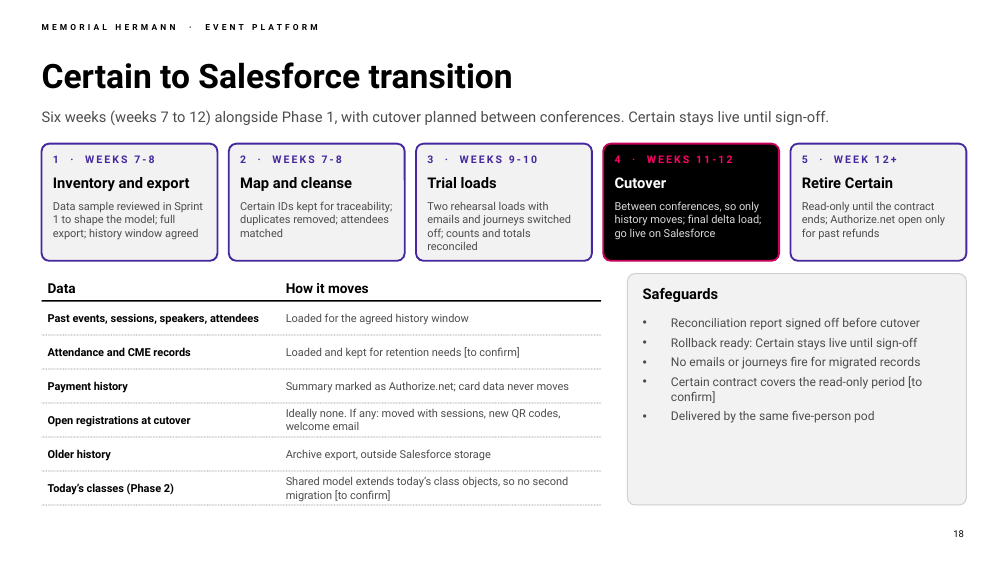
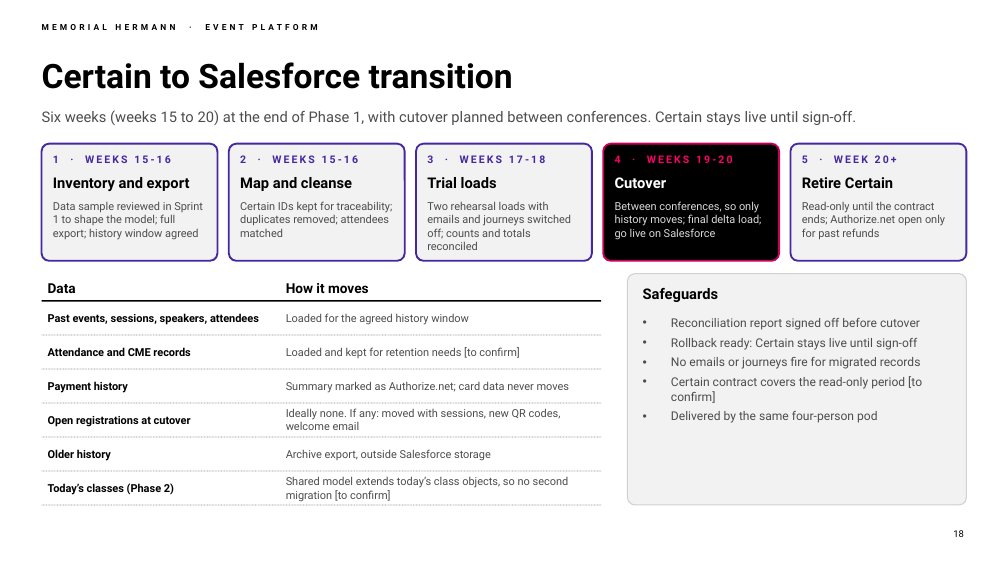
Before and after one commit to chintasurya/preSales_Memorial-hermann, a slide deck: slide 18 of deck/Memorial-Hermann-Event-Platform.pptx. Drawn at 1008x567 pixels with LibreOffice and Linux fonts; fonts in the diff are those of the drawing; background and template pictures are left out. Boxes give left, top, right and bottom in pixels: in the first picture for what was removed or moved away, otherwise in the second. Text is boxed around its words. In the diff, an @@ line names an element or a change of style, - is before the commit and + after.

```diff
--- a/deck/Memorial-Hermann-Event-Platform.pptx
+++ b/deck/Memorial-Hermann-Event-Platform.pptx
@@ text at [42,110,856,125]: text changed @@
-Six weeks (weeks 7 to 12) alongside Phase 1, with cutover planned between conferences. Certain stays live until sign-off.
+Six weeks (weeks 15 to 20) at the end of Phase 1, with cutover planned between conferences. Certain stays live until sign-off.
@@ text at [53,155,171,163]: text changed @@
-1 · WEEKS 7-8
+1 · WEEKS 15-16
@@ text at [240,155,359,163]: text changed @@
-2 · WEEKS 7-8
+2 · WEEKS 15-16
@@ text at [427,155,546,163]: text changed @@
-3 · WEEKS 9-10
+3 · WEEKS 17-18
@@ text at [615,155,733,163]: text changed @@
-4 · WEEKS 11-12
+4 · WEEKS 19-20
@@ text at [802,155,897,163]: text changed @@
-5 · WEEK 12+
+5 · WEEK 20+
@@ text at [671,411,877,423]: text changed @@
-• Delivered by the same five-person pod
+• Delivered by the same four-person pod
```
Also in this commit, not shown: 7 other slides changed, 6 other files.
